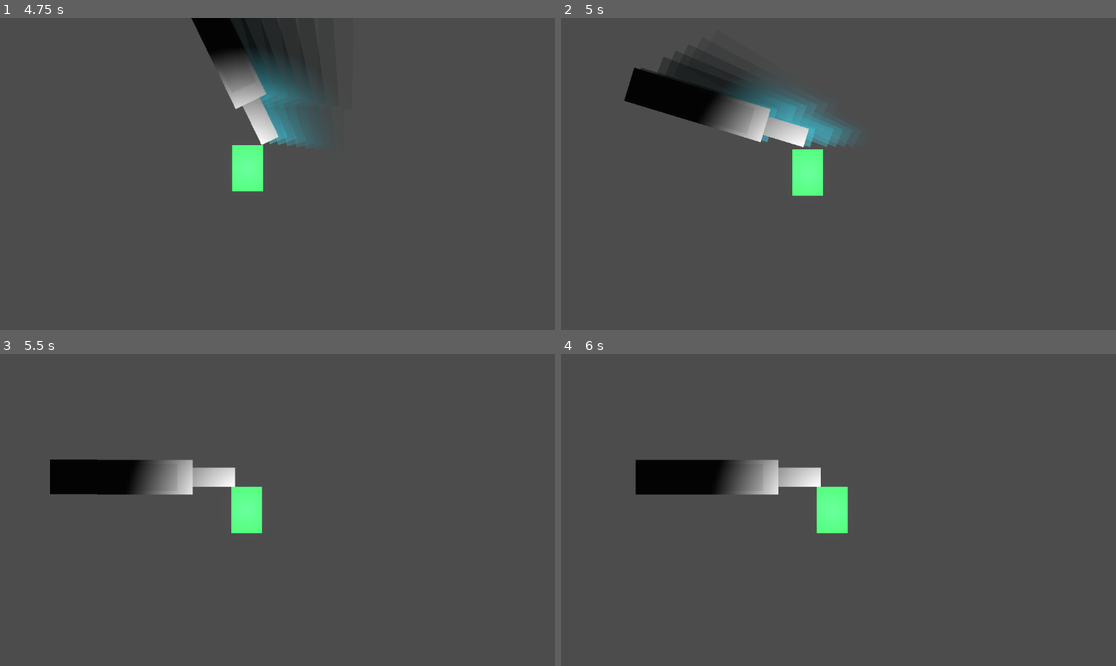
Above: before the commit, frames 1-4 (two rows, left to right).
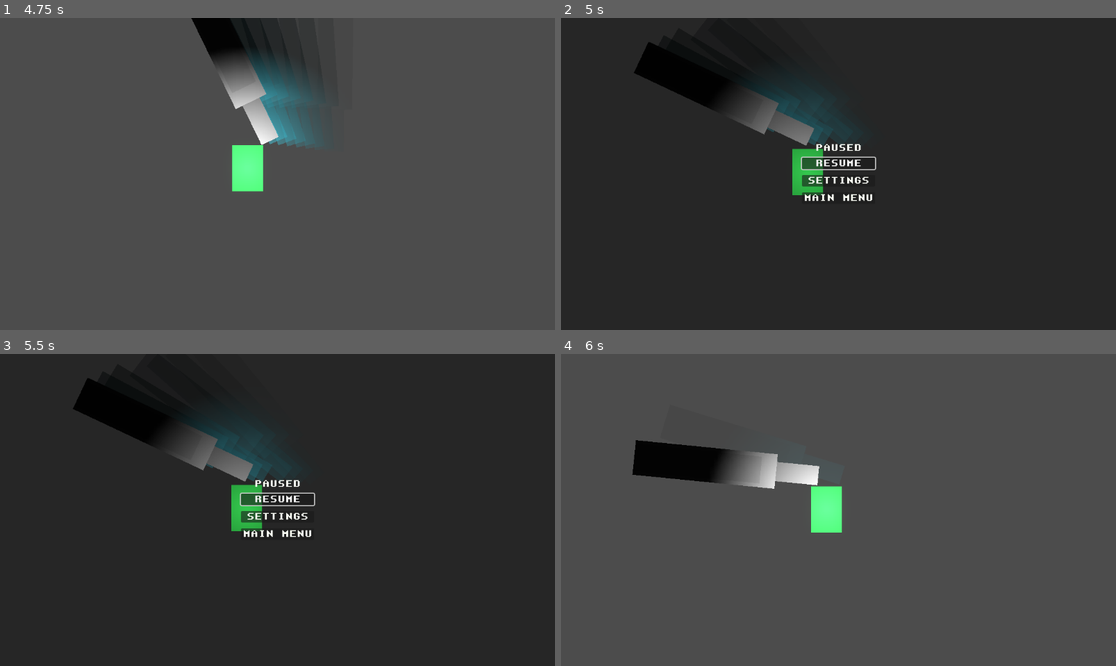
Above: after the commit, the same moments.

Repository: WMsans/top-down-rogue
Game: Godot game, scene res://scenes/ui/main_menu.tscn
Two runs of this game, one before a commit and one after it. Both use one fixed random seed, a clock stepped at 60 frames per second and the inputs below.
Inputs (mouse positions are in pixels of both pictures, inside the frame that each line leads up to):
- Up to frame 1 (4.75 s): click "PLAY" at 0.5 s; tap Enter at 1.25 s; move the mouse to (399, 158) at 1.27 s; hold D (move_right) 1.28-2.03 s; tap Z at 1.35, 3.6 s; click (399, 158) at 1.42 s; tap Space at 2 s; move the mouse to (166, 189) at 2.02 s; hold S (move_down) 2.03-2.78 s; tap X at 2.1, 4.35 s; move the mouse to (333, 105) at 2.77 s; hold D (move_right) 2.78-3.53 s; tap C at 2.85 s; move the mouse to (249, 236) at 3.52 s; hold W (move_up) 3.53-4.28 s; click (249, 236) at 3.67 s; move the mouse to (444, 220) at 4.27 s; hold A (move_left) from 4.28 s (still down)
- Up to frame 2 (5 s): keep holding A (move_left); tap Escape (pause) at 4.9 s
- Up to frame 3 (5.5 s): keep holding A (move_left); move the mouse to (111, 463) at 5.02 s; tap C at 5.1 s
- Up to frame 4 (6 s): release A (move_left) at 5.75 s; click (838, 500) at 5.75 s, where only the run after the commit has a clickable "RESUME"

Frame 1 is identical in both runs. In frame 2, 99% of the frame differs, in the area x 0-100%, y 0-100%; in frame 3, 99%; in frame 4, 2.7%.
Error in both runs: Cannot call method 'shader_create_from_spirv' on a null value. (res://src/core/compute_device.gd:28)

Commit message:
fix: pause menu trigger

Diff:
--- a/src/ui/pause_menu.gd
+++ b/src/ui/pause_menu.gd
@@ -16,7 +16,7 @@
 
 func _ready() -> void:
 	_apply_theme()
-	process_mode = Node.PROCESS_MODE_WHEN_PAUSED
+	process_mode = Node.PROCESS_MODE_ALWAYS
 	_buttons = [resume_button, settings_button, main_menu_button]
 	_connect_buttons()
 	confirmation_panel.visible = false
